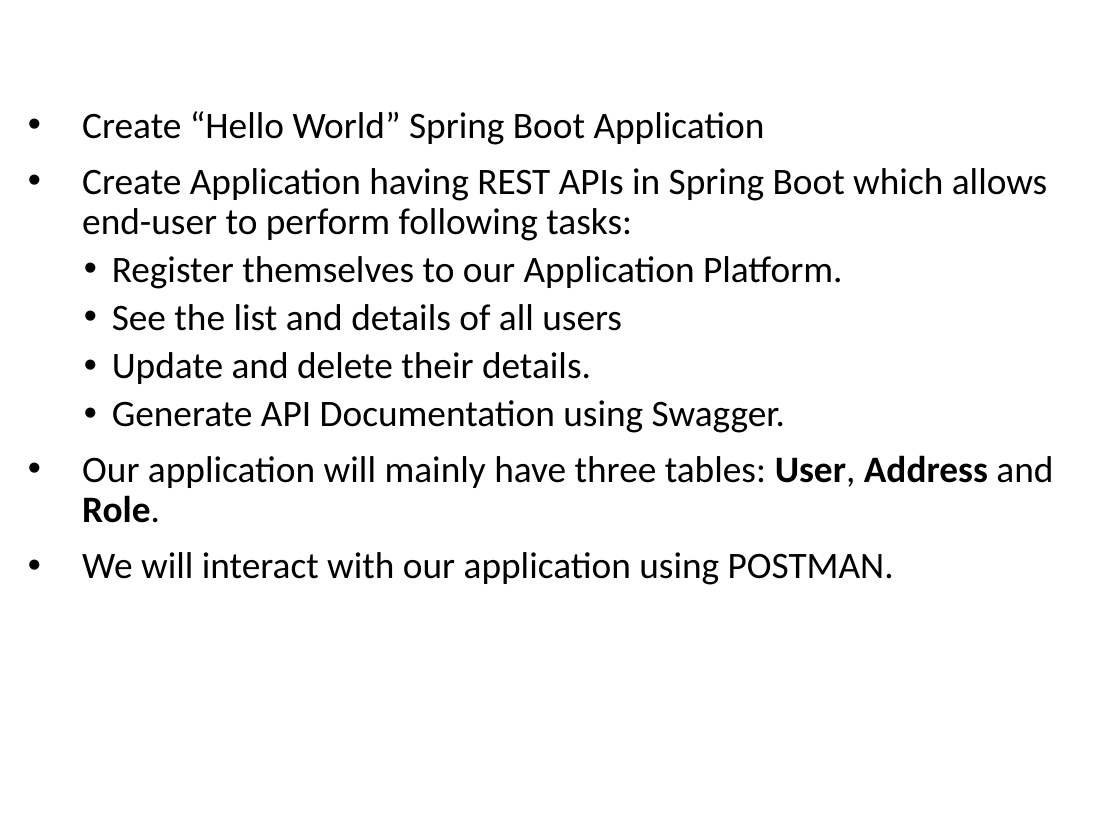
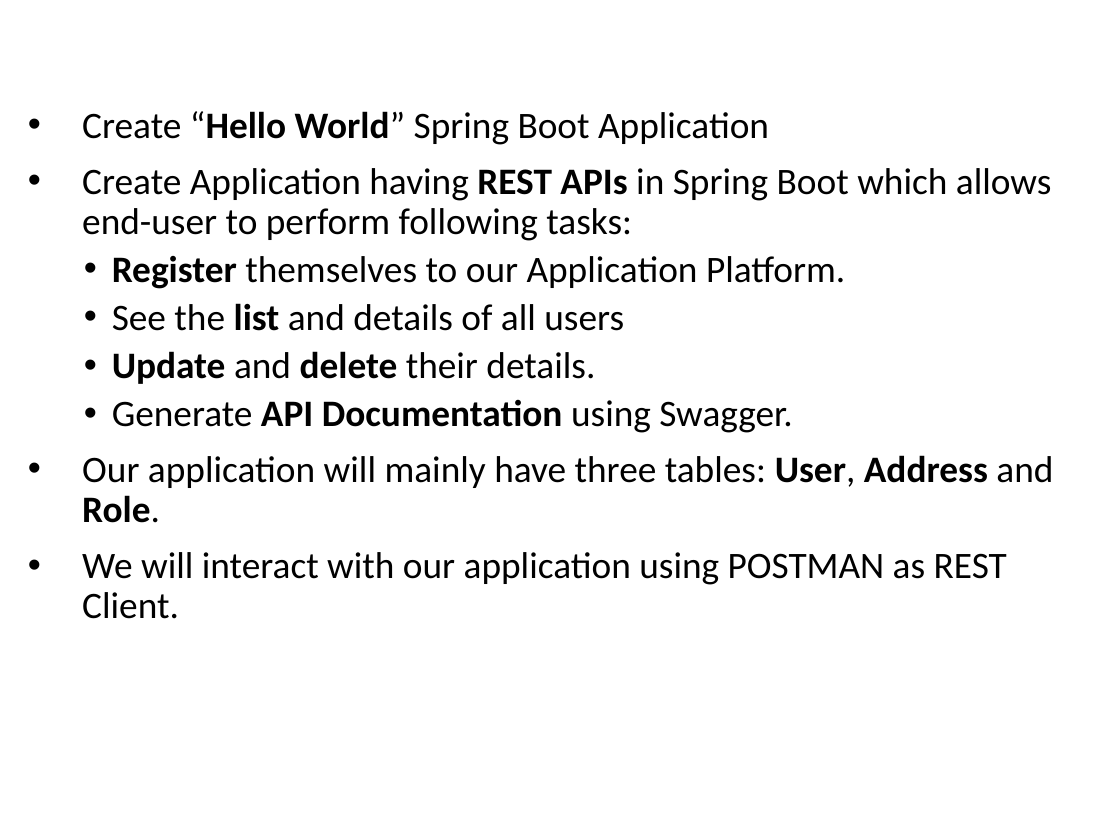
Before and after one commit to vishalrangras/spring-boot-sample, a slide deck: slide 14 of Developing with Spring Boot.pptx (slide 11 before the commit). Drawn at 1120x840 pixels with LibreOffice and Linux fonts; fonts in the diff are those of the drawing; background and template pictures are left out. Boxes give left, top, right and bottom in pixels: in the first picture for what was removed or moved away, otherwise in the second. Text is boxed around its words. In the diff, an @@ line names an element or a change of style, - is before the commit and + after.

```diff
--- a/Developing with Spring Boot.pptx
+++ b/Developing with Spring Boot.pptx
@@ text at bbox=[82, 111, 1051, 433]: bold on in "“Hello World”", "REST APIs", "Register", "list" and 2 more places @@
@@ text at bbox=[82, 552, 1007, 619]: text changed @@
-• We will interact with our application using POSTMAN.
+• We will interact with our application using POSTMAN as REST Client.
```
Also in this commit, not shown: 10 other slides changed, 21 slides added, 1 slide removed.
